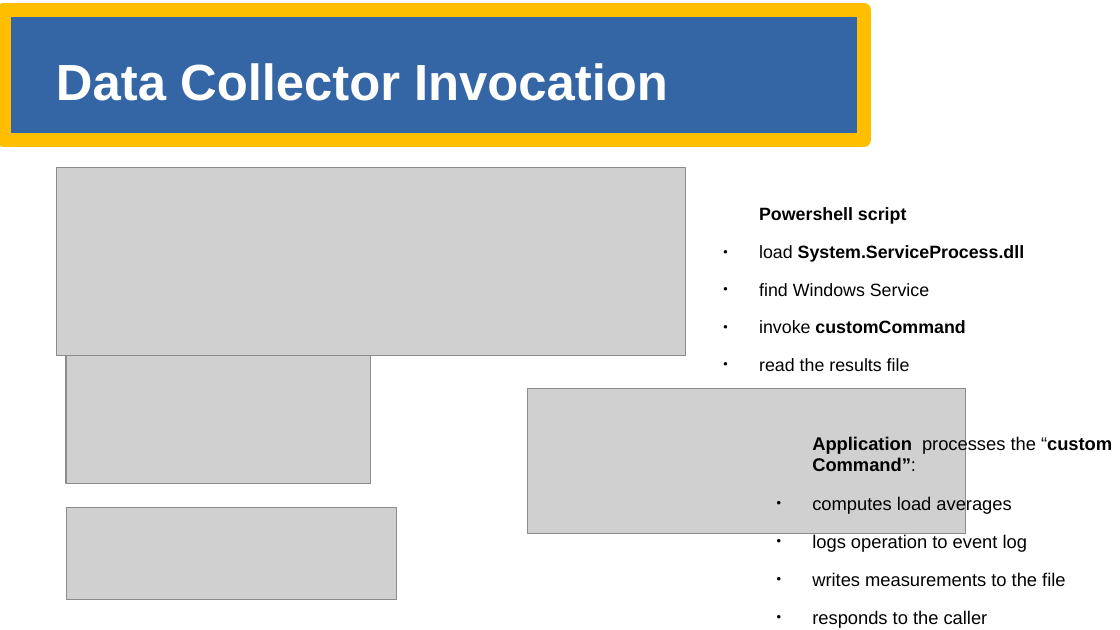
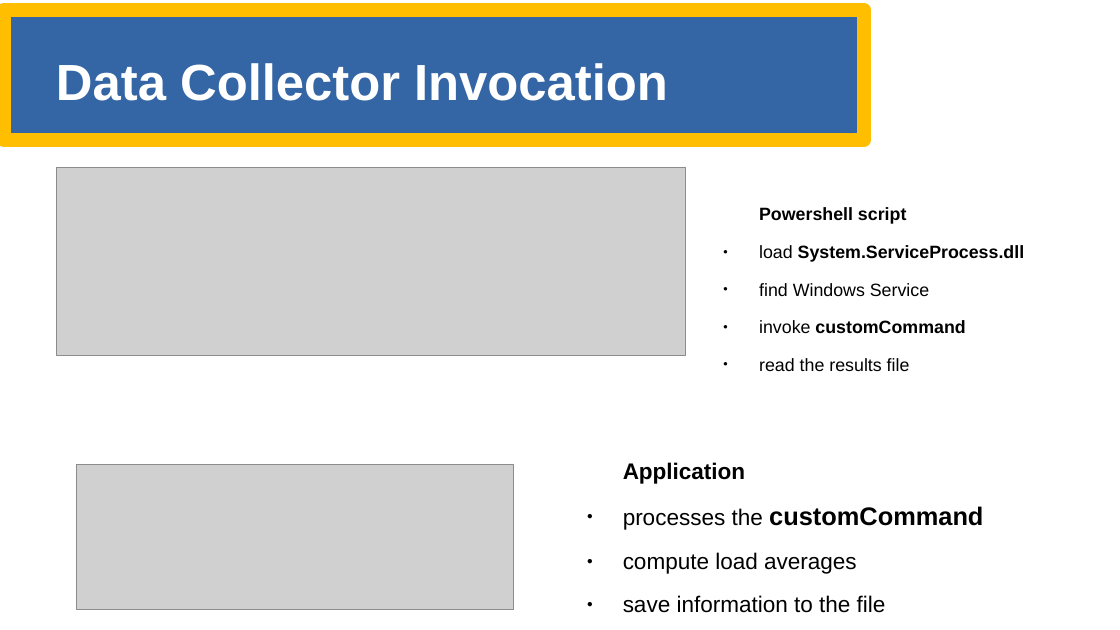
Before and after one commit to sergueik/powershell_samples, a slide deck: slide 8 of csharp/loadaverage-service/application.odp. Drawn at 1120x630 pixels with LibreOffice and Linux fonts; fonts in the diff are those of the drawing; grey boxes stand for pictures. Boxes give left, top, right and bottom in pixels: in the first picture for what was removed or moved away, otherwise in the second. Text is boxed around its words. In the diff, an @@ line names an element or a change of style, - is before the commit and + after.

```diff
--- a/csharp/loadaverage-service/application.odp
+++ b/csharp/loadaverage-service/application.odp
@@ picture removed at [66, 356, 371, 484] @@
@@ picture removed at [527, 389, 966, 534] @@
@@ picture: place and size @@
-picture at [66, 508, 396, 600]
+picture at [76, 465, 514, 610]
@@ text at [623, 462, 983, 613]: text changed; size 12.9 to 16 pt @@
-Application processes the “custom Command”:
-● computes load averages
-● logs operation to event log
-● writes measurements to the file
-● responds to the caller
+Application
+● processes the customCommand
+● compute load averages
+● save information to the file
```
Also in this commit, not shown: 23 other files.
